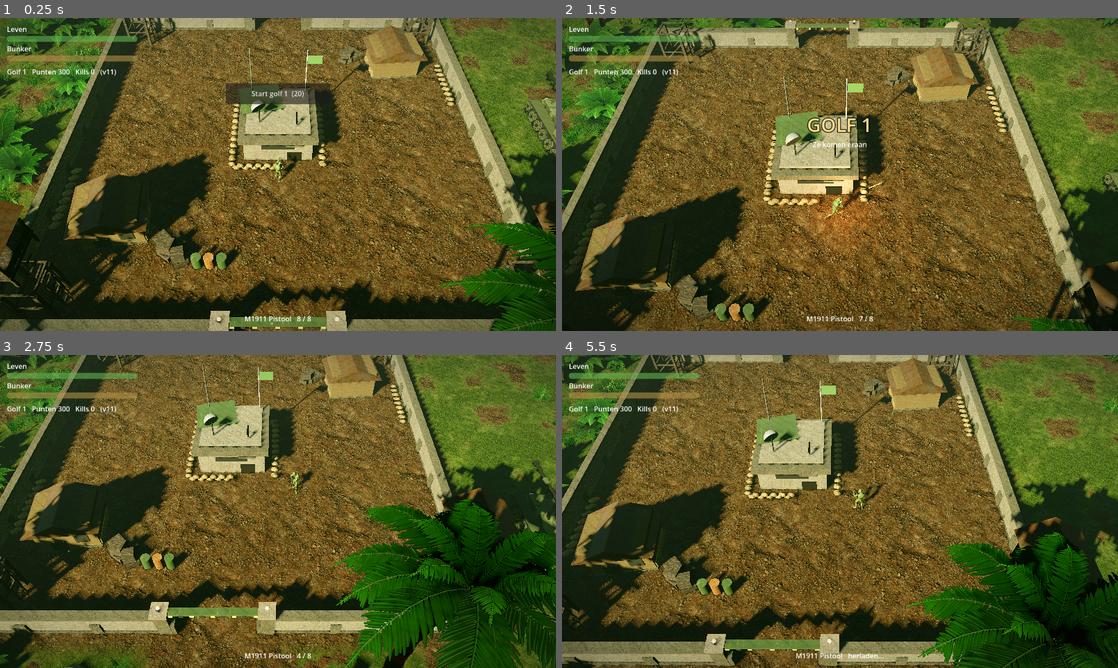
Above: before the commit, frames 1-4 (two rows, left to right).
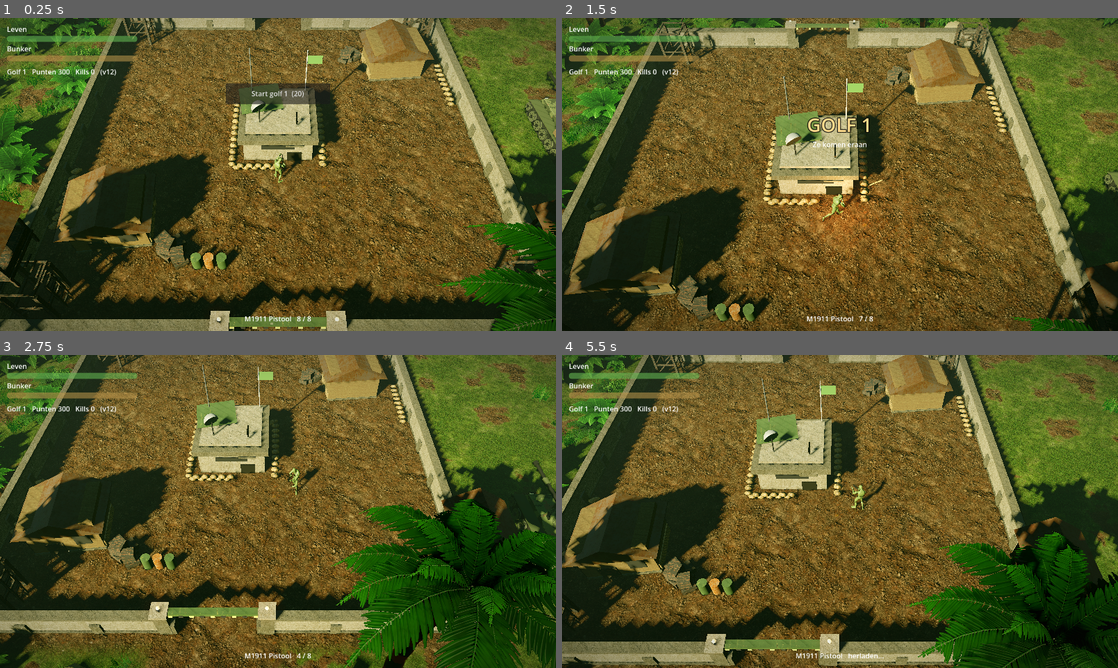
Above: after the commit, the same moments.

Repository: boodschappenmaatje/Bloedjungle-godot
Game: Godot game, scene res://scenes/main.tscn
The game is run twice, just before and just after one commit, with the same random seed, the same clock (stepped at 60 frames per second) and the same inputs.
Inputs (mouse positions are in pixels of both pictures, inside the frame that each line leads up to):
- Up to frame 1 (0.25 s): no input
- Up to frame 2 (1.5 s): click "Start golf 1 (20)" at 0.5 s; move the mouse to (962, 158) at 1.27 s; hold D from 1.28 s (still down); click (962, 158) at 1.42 s
- Up to frame 3 (2.75 s): release D at 2 s; drag from (166, 527) to (250, 574) at 2.02 s
- Up to frame 4 (5.5 s): move the mouse to (895, 442) at 2.77 s; hold D 2.78-3.5 s; drag from (812, 574) to (673, 464) at 3.52 s; move the mouse to (1006, 558) at 4.27 s; hold A 4.28-5 s; drag from (673, 464) to (756, 433) at 5.02 s

The runs differ from the first frame. In frame 1, 3.0% of the frame differs, in the area x 9-80%, y 0-75%; in frame 2, 3.7%, in the area x 0-78%, y 6-91%; in frame 3, 2.5%; in frame 4, 3.0%.

Commit message:
Soldaten 20% groter, hutten 15% groter (v12)
Co-Authored-By: Claude Sonnet 5.5 <noreply@anthropic.com>
Claude-Session: https://claude.ai/code/session_01XZWExccfJCwQW5PZSu2NbC

Diff:
--- a/scenes/enemy.tscn
+++ b/scenes/enemy.tscn
@@ -6,7 +6,7 @@
 [sub_resource type="CapsuleShape3D" id="cap"]
 resource_local_to_scene = true
 radius = 0.42
-height = 1.8
+height = 2.15
 
 [node name="Enemy" type="CharacterBody3D"]
 collision_layer = 8
@@ -15,7 +15,7 @@
 script = ExtResource("1")
 
 [node name="Shape" type="CollisionShape3D" parent="."]
-transform = Transform3D(1, 0, 0, 0, 1, 0, 0, 0, 1, 0, 0.9, 0)
+transform = Transform3D(1, 0, 0, 0, 1, 0, 0, 0, 1, 0, 1.075, 0)
 shape = SubResource("cap")
 
 [node name="Model" type="Node3D" parent="."]
--- a/scenes/player.tscn
+++ b/scenes/player.tscn
@@ -5,7 +5,7 @@
 
 [sub_resource type="CapsuleShape3D" id="cap"]
 radius = 0.45
-height = 1.8
+height = 2.15
 
 [node name="Player" type="CharacterBody3D"]
 collision_layer = 4
@@ -14,7 +14,7 @@
 script = ExtResource("1")
 
 [node name="Shape" type="CollisionShape3D" parent="."]
-transform = Transform3D(1, 0, 0, 0, 1, 0, 0, 0, 1, 0, 0.9, 0)
+transform = Transform3D(1, 0, 0, 0, 1, 0, 0, 0, 1, 0, 1.075, 0)
 shape = SubResource("cap")
 
 [node name="Model" type="Node3D" parent="."]
--- a/scripts/base_props.gd
+++ b/scripts/base_props.gd
@@ -156,6 +156,7 @@
 	var holder := Node3D.new()
 	holder.position = pos
 	holder.rotation.y = yaw
+	holder.scale = Vector3.ONE * 1.15
 	root.add_child(holder)
 	Kit.box(holder, Vector3.ZERO, Vector3(3.6, 2.3, 2.8), Kit.photo("buildings/plywood", 2.0, Color(0.62, 0.64, 0.5)), 0.0, Kit.LAYER_WALL)
 	Kit.box(holder, Vector3(0, 0, 0), Vector3(3.7, 0.3, 2.9), Kit.concrete_dark())
--- a/scripts/data.gd
+++ b/scripts/data.gd
@@ -1,6 +1,9 @@
 class_name Data
 ## Vaste spelwaarden, overgenomen uit de web-versie (src/js/01-data.js, 05-world.js, 12-state.js).
 ## Afstanden in meters, tijden in seconden, hoeken in radialen.
+
+## Soldaten zijn ietsje groter dan levensgroot zodat ze op de telefoon goed te zien zijn; hutten schalen mee.
+const SOLDIER_SCALE := 1.2
 
 # Wapens. rate = seconden tussen schoten, speed = kogelsnelheid (m/s), life = levensduur kogel.
 const WEAPONS := {
--- a/scripts/enemy.gd
+++ b/scripts/enemy.gd
@@ -31,7 +31,7 @@
 
 func _ready() -> void:
 	model.setup(t.color)
-	model.scale = Vector3.ONE * t.scale
+	model.scale = Vector3.ONE * t.scale * Data.SOLDIER_SCALE
 	(shape.shape as CapsuleShape3D).radius = t.r
 	Game.enemies.append(self)
 
@@ -102,7 +102,7 @@
 	else:
 		fire_t = t.rate
 	var fwd := Vector3(sin(a), 0.0, cos(a))
-	var muzzle: Vector3 = global_position + fwd * (0.6 * t.scale) + Vector3.UP * 1.33 * minf(t.scale, 1.2)
+	var muzzle: Vector3 = global_position + fwd * (0.6 * t.scale) + Vector3.UP * 1.33 * minf(t.scale, 1.2) * Data.SOLDIER_SCALE
 	Bullet.fire(get_parent(), muzzle, a + randf_range(-1.0, 1.0) * t.spread, Data.ENEMY_BULLET_SPEED, t.dmg, Data.ENEMY_BULLET_LIFE, false)
 	Fx.muzzle(get_parent(), muzzle)
 
--- a/scripts/hud.gd
+++ b/scripts/hud.gd
@@ -51,7 +51,7 @@
 		var w: Dictionary = Data.WEAPONS[p.weapon]
 		ammo.text = "%s   %s" % [w.name, "herladen..." if p.reload_t > 0.0 else "%d / %d" % [p.ammo, w.mag]]
 	base_bar.value = Game.base_hp / Game.base_max * 100.0
-	info.text = "Golf %d   Punten %d   Kills %d   (v11)" % [Game.wave, Game.points, Game.kills]
+	info.text = "Golf %d   Punten %d   Kills %d   (v12)" % [Game.wave, Game.points, Game.kills]
 
 
 func _on_banner(b: String, s: String, t: float) -> void:
--- a/scripts/player.gd
+++ b/scripts/player.gd
@@ -17,6 +17,7 @@
 func _ready() -> void:
 	Game.player = self
 	model.setup(Data.PLAYER_COLOR)
+	model.scale = Vector3.ONE * Data.SOLDIER_SCALE
 	ammo = Data.WEAPONS[weapon].mag
 	rotation.y = face
 
@@ -68,7 +69,7 @@
 	fire_t = w.rate
 	ammo -= 1
 	var fwd := Vector3(sin(face), 0.0, cos(face))
-	var muzzle := global_position + fwd * 0.6 + Vector3.UP * 1.33
+	var muzzle := global_position + fwd * 0.6 + Vector3.UP * 1.33 * Data.SOLDIER_SCALE
 	var over := _hugging_wall(fwd)
 	for i in w.pellets:
 		var a: float = face + (randf() - 0.5) * w.spread * 2.0
